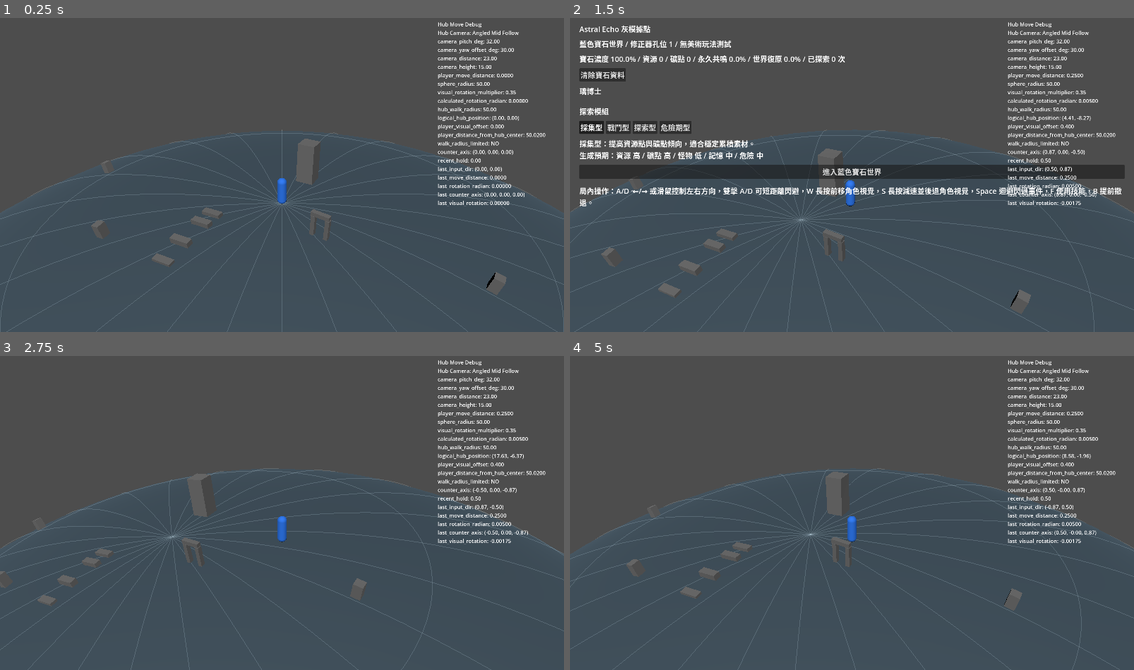
Above: before the commit, frames 1-4 (two rows, left to right).
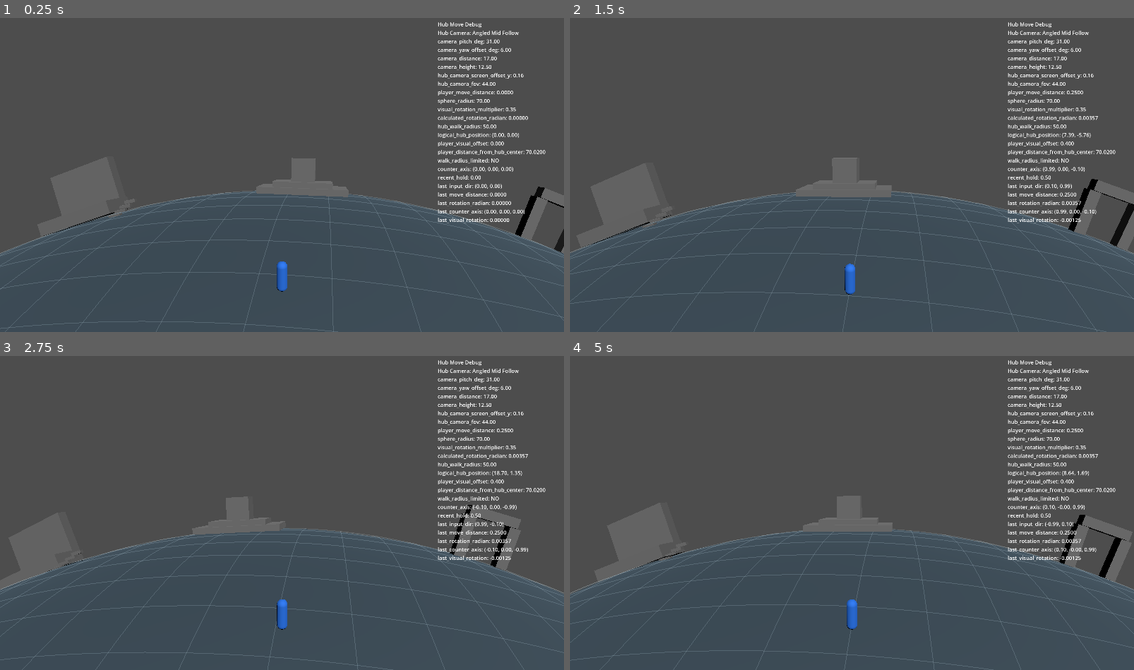
Above: after the commit, the same moments.

Repository: ttww14700-tech/GodotProject-AstralEcho
Game: Godot game, scene res://scenes/Main.tscn
The game is run twice, just before and just after one commit, with the same random seed, the same clock (stepped at 60 frames per second) and the same inputs.
Inputs (mouse positions are in pixels of both pictures, inside the frame that each line leads up to):
- Up to frame 1 (0.25 s): no input
- Up to frame 2 (1.5 s): tap Enter at 0.5 s; move the mouse to (976, 159) at 0.52 s; hold D (move_right) 0.53-1.28 s; hold W (camera_push_forward) 0.53-1.28 s; move the mouse to (739, 190) at 1.27 s; hold S (slow_down) from 1.28 s (still down); tap Space (dodge) at 1.35 s
- Up to frame 3 (2.75 s): move the mouse to (338, 440) at 2.02 s; release S (slow_down) at 2.03 s; hold D (move_right) from 2.03 s (still down); tap B (retreat) at 2.1 s
- Up to frame 4 (5 s): move the mouse to (823, 575) at 2.77 s; tap W (camera_push_forward) at 2.85 s; move the mouse to (1021, 560) at 3.52 s; release D (move_right) at 3.53 s; hold A (move_left) from 3.53 s (still down); tap Space (dodge) at 3.6 s; move the mouse to (682, 462) at 4.27 s; tap B (retreat) at 4.35 s

The runs differ from the first frame. In frame 1, 9.0% of the frame differs, in the area x 0-100%, y 6-100%; in frame 2, 17%, in the area x 0-100%, y 2-100%; in frame 3, 8.6%; in frame 4, 9.0%.

Commit message:
Update Hub camera layout rules

Diff:
--- a/scenes/Hub.tscn
+++ b/scenes/Hub.tscn
@@ -15,7 +15,7 @@
 roughness = 0.85
 
 [sub_resource type="BoxMesh" id="BoxMesh_central_tower"]
-size = Vector3(1.1, 2.6, 1.1)
+size = Vector3(2.4, 2.4, 2.4)
 
 [sub_resource type="CapsuleShape3D" id="CapsuleShape3D_central_tower_interaction"]
 radius = 1.6
@@ -25,10 +25,28 @@
 size = Vector3(0.55, 0.85, 0.55)
 
 [sub_resource type="BoxMesh" id="BoxMesh_door_post"]
-size = Vector3(0.24, 1.25, 0.28)
+size = Vector3(1.1, 4.2, 1.0)
 
 [sub_resource type="BoxMesh" id="BoxMesh_door_beam"]
-size = Vector3(1.08, 0.24, 0.28)
+size = Vector3(5.0, 1.0, 1.0)
+
+[sub_resource type="BoxMesh" id="BoxMesh_foreground_large"]
+size = Vector3(6, 2.3, 4.2)
+
+[sub_resource type="BoxMesh" id="BoxMesh_foreground_small"]
+size = Vector3(2.2, 1.4, 2.0)
+
+[sub_resource type="BoxMesh" id="BoxMesh_central_base"]
+size = Vector3(9.0, 0.65, 5.2)
+
+[sub_resource type="BoxMesh" id="BoxMesh_central_step"]
+size = Vector3(6.0, 0.55, 4.0)
+
+[sub_resource type="BoxMesh" id="BoxMesh_left_landmark_wall"]
+size = Vector3(8.0, 5.0, 1.2)
+
+[sub_resource type="BoxMesh" id="BoxMesh_left_landmark_base"]
+size = Vector3(9.0, 1.4, 3.8)
 
 [sub_resource type="BoxMesh" id="BoxMesh_step_a"]
 size = Vector3(1.2, 0.16, 0.42)
@@ -52,8 +70,14 @@
 script = ExtResource("1")
 hub_player_move_speed = 15.0
 hub_walk_radius = 50.0
-hub_sphere_radius = 50.0
-hub_camera_distance = 23.0
+hub_sphere_radius = 70.0
+hub_camera_pitch_deg = 31.0
+hub_camera_yaw_offset_deg = 6.0
+hub_camera_distance = 17.0
+hub_camera_height = 12.5
+hub_camera_look_at_height = 1.4
+hub_camera_screen_offset_y = 0.16
+hub_camera_fov = 44.0
 
 [node name="HubSphereController" type="Node3D" parent="." unique_id=233989926]
 script = ExtResource("2")
@@ -65,7 +89,7 @@
 [node name="HubPrimitiveReferenceVisuals" type="Node3D" parent="HubSphereController" unique_id=803883689]
 
 [node name="CentralBlockTower" type="MeshInstance3D" parent="HubSphereController/HubPrimitiveReferenceVisuals" unique_id=10410141]
-transform = Transform3D(0.9976449, 0, 0.068589956, 0, 1, 0, -0.068589956, 0, 0.9976449, -0.07334709, 0, -3.4104342)
+position = Vector3(0, 1.2, -21.0)
 material_override = SubResource("StandardMaterial3D_hub_reference_gray")
 mesh = SubResource("BoxMesh_central_tower")
 
@@ -76,51 +100,86 @@
 shape = SubResource("CapsuleShape3D_central_tower_interaction")
 
 [node name="NpcBlockA" type="MeshInstance3D" parent="HubSphereController/HubPrimitiveReferenceVisuals" unique_id=1414817823]
-transform = Transform3D(1, 0, 0, 0, 1, 0, 0, 0, 1, -15.962056, 0, -0.606372)
+position = Vector3(-18.0, 0, 6.0)
 material_override = SubResource("StandardMaterial3D_hub_reference_gray")
 mesh = SubResource("BoxMesh_npc_block")
 
 [node name="NpcBlockB" type="MeshInstance3D" parent="HubSphereController/HubPrimitiveReferenceVisuals" unique_id=772487988]
-transform = Transform3D(1, 0, 0, 0, 1, 0, 0, 0, 1, 12.003996, 0, -0.404248)
+position = Vector3(15.5, 0, 7.0)
 material_override = SubResource("StandardMaterial3D_hub_reference_gray")
 mesh = SubResource("BoxMesh_npc_block")
 
 [node name="NpcBlockC" type="MeshInstance3D" parent="HubSphereController/HubPrimitiveReferenceVisuals" unique_id=739378701]
-transform = Transform3D(1, 0, 0, 0, 1, 0, 0, 0, 1, -8.047266, 0, 6.585803)
+position = Vector3(-10.0, 0, 11.0)
 material_override = SubResource("StandardMaterial3D_hub_reference_gray")
 mesh = SubResource("BoxMesh_npc_block")
 
 [node name="DoorFrameLeftPost" type="MeshInstance3D" parent="HubSphereController/HubPrimitiveReferenceVisuals" unique_id=765215214]
-transform = Transform3D(1, 0, 0, 0, 1, 0, 0, 0, 1, 2.843728, 0, 1.624988)
+position = Vector3(22.0, 0, -20.0)
 material_override = SubResource("StandardMaterial3D_hub_reference_gray")
 mesh = SubResource("BoxMesh_door_post")
 
 [node name="DoorFrameRightPost" type="MeshInstance3D" parent="HubSphereController/HubPrimitiveReferenceVisuals" unique_id=1857715542]
-transform = Transform3D(1, 0, 0, 0, 1, 0, 0, 0, 1, 3.656222, 0, 1.624988)
+position = Vector3(26.0, 0, -20.0)
 material_override = SubResource("StandardMaterial3D_hub_reference_gray")
 mesh = SubResource("BoxMesh_door_post")
 
 [node name="DoorFrameTopBeam" type="MeshInstance3D" parent="HubSphereController/HubPrimitiveReferenceVisuals" unique_id=484655338]
-transform = Transform3D(1, 0, 0, 0, 1, 0, 0, 0, 1, 3.209595, 1.25, 1.604798)
+position = Vector3(24.0, 4.2, -20.0)
 material_override = SubResource("StandardMaterial3D_hub_reference_gray")
 mesh = SubResource("BoxMesh_door_beam")
 
 [node name="StepBlockA" type="MeshInstance3D" parent="HubSphereController/HubPrimitiveReferenceVisuals" unique_id=51124879]
-transform = Transform3D(1, 0, 0, 0, 1, 0, 0, 0, 1, -3.005997, 0, 7.0077596)
+position = Vector3(-17.5, 0, -15.0)
 material_override = SubResource("StandardMaterial3D_hub_reference_gray")
 mesh = SubResource("BoxMesh_step_a")
 
 [node name="StepBlockB" type="MeshInstance3D" parent="HubSphereController/HubPrimitiveReferenceVisuals" unique_id=1417132111]
-transform = Transform3D(1, 0, 0, 0, 1, 0, 0, 0, 1, -3.008246, 0, 2.8315806)
+position = Vector3(-17.5, 0.18, -16.1)
 material_override = SubResource("StandardMaterial3D_hub_reference_gray")
 mesh = SubResource("BoxMesh_step_b")
 
 [node name="StepBlockC" type="MeshInstance3D" parent="HubSphereController/HubPrimitiveReferenceVisuals" unique_id=664846650]
-transform = Transform3D(1, 0, 0, 0, 1, 0, 0, 0, 1, -3.010495, 0, 3.8081763)
+position = Vector3(-17.5, 0.42, -17.2)
 material_override = SubResource("StandardMaterial3D_hub_reference_gray")
 mesh = SubResource("BoxMesh_step_c")
 
 [node name="StepBlockD" type="MeshInstance3D" parent="HubSphereController/HubPrimitiveReferenceVisuals" unique_id=75140613]
-transform = Transform3D(1, 0, 0, 0, 1, 0, 0, 0, 1, -3.012744, 0, 5.5503387)
+position = Vector3(-17.5, 0.72, -18.3)
 material_override = SubResource("StandardMaterial3D_hub_reference_gray")
 mesh = SubResource("BoxMesh_step_d")
+
+[node name="CentralBaseBlock" type="MeshInstance3D" parent="HubSphereController/HubPrimitiveReferenceVisuals"]
+position = Vector3(0, 0, -21.0)
+material_override = SubResource("StandardMaterial3D_hub_reference_gray")
+mesh = SubResource("BoxMesh_central_base")
+
+[node name="CentralStepBlock" type="MeshInstance3D" parent="HubSphereController/HubPrimitiveReferenceVisuals"]
+position = Vector3(0, 0.65, -21.0)
+material_override = SubResource("StandardMaterial3D_hub_reference_gray")
+mesh = SubResource("BoxMesh_central_step")
+
+[node name="LeftForegroundBlock" type="MeshInstance3D" parent="HubSphereController/HubPrimitiveReferenceVisuals"]
+position = Vector3(-22.0, 0, 15.0)
+material_override = SubResource("StandardMaterial3D_hub_reference_gray")
+mesh = SubResource("BoxMesh_foreground_large")
+
+[node name="RightForegroundBlock" type="MeshInstance3D" parent="HubSphereController/HubPrimitiveReferenceVisuals"]
+position = Vector3(22.0, 0, 14.0)
+material_override = SubResource("StandardMaterial3D_hub_reference_gray")
+mesh = SubResource("BoxMesh_foreground_large")
+
+[node name="RightForegroundSmallBlock" type="MeshInstance3D" parent="HubSphereController/HubPrimitiveReferenceVisuals"]
+position = Vector3(15.5, 0, 13.0)
+material_override = SubResource("StandardMaterial3D_hub_reference_gray")
+mesh = SubResource("BoxMesh_foreground_small")
+
+[node name="LeftLandmarkWall" type="MeshInstance3D" parent="HubSphereController/HubPrimitiveReferenceVisuals"]
+position = Vector3(-24.0, 1.4, -22.0)
+material_override = SubResource("StandardMaterial3D_hub_reference_gray")
+mesh = SubResource("BoxMesh_left_landmark_wall")
+
+[node name="LeftLandmarkBase" type="MeshInstance3D" parent="HubSphereController/HubPrimitiveReferenceVisuals"]
+position = Vector3(-24.0, 0, -20.0)
+material_override = SubResource("StandardMaterial3D_hub_reference_gray")
+mesh = SubResource("BoxMesh_left_landmark_base")
--- a/scripts/Hub.gd
+++ b/scripts/Hub.gd
@@ -14,6 +14,8 @@
 @export var hub_camera_height := 15.0
 @export var hub_camera_look_at_height := 1.4
 @export var hub_camera_follow_lerp_speed := 7.0
+@export_range(0.0, 0.2, 0.01) var hub_camera_screen_offset_y := 0.12
+@export_range(30.0, 75.0, 1.0) var hub_camera_fov := 52.0
 @export var project_scene_primitives_to_sphere := true
 @export var hub_placement_plane_size := 12.0
 @export var show_hub_placement_plane_debug := true
@@ -64,6 +66,8 @@
 	hub_sphere_controller.hub_camera_height = hub_camera_height
 	hub_sphere_controller.hub_camera_look_at_height = hub_camera_look_at_height
 	hub_sphere_controller.hub_camera_follow_lerp_speed = hub_camera_follow_lerp_speed
+	hub_sphere_controller.hub_camera_screen_offset_y = hub_camera_screen_offset_y
+	hub_sphere_controller.hub_camera_fov = hub_camera_fov
 	hub_sphere_controller.project_scene_primitives_to_sphere = project_scene_primitives_to_sphere
 	hub_sphere_controller.hub_placement_plane_size = hub_placement_plane_size
 	hub_sphere_controller.show_hub_placement_plane_debug = show_hub_placement_plane_debug
--- a/scripts/HubSphereController.gd
+++ b/scripts/HubSphereController.gd
@@ -17,6 +17,8 @@
 @export var hub_camera_height := 15.0
 @export var hub_camera_look_at_height := 1.4
 @export var hub_camera_follow_lerp_speed := 7.0
+@export_range(0.0, 0.2, 0.01) var hub_camera_screen_offset_y := 0.12
+@export_range(30.0, 75.0, 1.0) var hub_camera_fov := 52.0
 @export var visual_rotation_multiplier := 0.35
 @export var player_move_speed := 2.0
 @export var hub_walk_radius := 6.0
@@ -33,8 +35,11 @@
 const CAMERA_HEIGHT_RATIO := 1.25
 const SURFACE_OFFSET := 0.02
 const GRID_RADIUS_OFFSET := 0.02
+const SURFACE_GRID_EXTENT_RATIO := 0.82
+const SURFACE_GRID_STEP := 4.0
+const SURFACE_GRID_SEGMENT_STEP := 1.0
 const DEBUG_PANEL_WIDTH := 430.0
-const DEBUG_PANEL_HEIGHT := 470.0
+const DEBUG_PANEL_HEIGHT := 490.0
 const HUB_CAMERA_MODE := "Angled Mid Follow"
 const RECENT_MOVE_DEBUG_HOLD_TIME := 0.5
 const HUB_REFERENCE_BOX_SPECS := [
@@ -132,30 +137,34 @@
 func _create_surface_grid_mesh() -> Mesh:
 	var mesh := ImmediateMesh.new()
 	var radius := hub_sphere_radius + GRID_RADIUS_OFFSET
-	var latitude_steps := 10
-	var longitude_steps := 24
-	var segment_steps := 96
+	var extent := radius * SURFACE_GRID_EXTENT_RATIO
 
 	mesh.surface_begin(Mesh.PRIMITIVE_LINES)
-	for lat_index in range(1, latitude_steps):
-		var theta := -PI * 0.5 + PI * float(lat_index) / float(latitude_steps)
-		var y := sin(theta) * radius
-		var ring_radius := cos(theta) * radius
-		for step in range(segment_steps):
-			var a := TAU * float(step) / float(segment_steps)
-			var b := TAU * float(step + 1) / float(segment_steps)
-			mesh.surface_add_vertex(Vector3(cos(a) * ring_radius, y, sin(a) * ring_radius))
-			mesh.surface_add_vertex(Vector3(cos(b) * ring_radius, y, sin(b) * ring_radius))
-
-	for lon_index in range(longitude_steps):
-		var phi := TAU * float(lon_index) / float(longitude_steps)
-		for step in range(segment_steps):
-			var theta_a := -PI * 0.5 + PI * float(step) / float(segment_steps)
-			var theta_b := -PI * 0.5 + PI * float(step + 1) / float(segment_steps)
-			mesh.surface_add_vertex(Vector3(cos(theta_a) * cos(phi) * radius, sin(theta_a) * radius, cos(theta_a) * sin(phi) * radius))
-			mesh.surface_add_vertex(Vector3(cos(theta_b) * cos(phi) * radius, sin(theta_b) * radius, cos(theta_b) * sin(phi) * radius))
+	var line_count := int(floor(extent * 2.0 / SURFACE_GRID_STEP))
+	for line_index in range(line_count + 1):
+		var offset := -extent + float(line_index) * SURFACE_GRID_STEP
+		_add_projected_grid_line(mesh, Vector2(offset, -extent), Vector2(offset, extent), radius)
+		_add_projected_grid_line(mesh, Vector2(-extent, offset), Vector2(extent, offset), radius)
 	mesh.surface_end()
 	return mesh
+
+
+func _add_projected_grid_line(mesh: ImmediateMesh, start: Vector2, end: Vector2, radius: float) -> void:
+	var length := start.distance_to(end)
+	var segments := maxi(1, int(ceil(length / SURFACE_GRID_SEGMENT_STEP)))
+	var previous := _surface_grid_point(start, radius)
+	for segment_index in range(1, segments + 1):
+		var t := float(segment_index) / float(segments)
+		var current := _surface_grid_point(start.lerp(end, t), radius)
+		mesh.surface_add_vertex(previous)
+		mesh.surface_add_vertex(current)
+		previous = current
+
+
+func _surface_grid_point(offset: Vector2, radius: float) -> Vector3:
+	var clamped_offset := offset.limit_length(maxf(radius - 0.001, 0.0))
+	var y := sqrt(maxf(radius * radius - clamped_offset.length_squared(), 0.0))
+	return Vector3(clamped_offset.x, y, clamped_offset.y)
 
 
 func _build_player() -> void:
@@ -325,7 +334,7 @@
 
 	hub_camera = Camera3D.new()
 	hub_camera.name = "HubCamera"
-	hub_camera.fov = 38.0
+	hub_camera.fov = hub_camera_fov
 	hub_camera.current = true
 	camera_rig.add_child(hub_camera)
 	_update_camera_transform(0.0, true)
@@ -489,12 +498,14 @@
 	if not debug_label:
 		return
 
-	debug_label.text = "Hub Move Debug\nHub Camera: %s\ncamera_pitch_deg: %.2f\ncamera_yaw_offset_deg: %.2f\ncamera_distance: %.2f\ncamera_height: %.2f\nplayer_move_distance: %.4f\nsphere_radiu …(435 unchanged characters)…
+	debug_label.text = "Hub Move Debug\nHub Camera: %s\ncamera_pitch_deg: %.2f\ncamera_yaw_offset_deg: %.2f\ncamera_distance: %.2f\ncamera_height: %.2f\nhub_camera_screen_offset_y: %.2f\nhub_camera_fov: %.2f\nplayer_move_distance: %.4f\nsphere_radiu …(435 unchanged characters)…
 		HUB_CAMERA_MODE,
 		hub_camera_pitch_deg,
 		hub_camera_yaw_offset_deg,
 		hub_camera_distance,
 		hub_camera_height,
+		hub_camera_screen_offset_y,
+		hub_camera_fov,
 		last_player_move_distance,
 		hub_sphere_radius,
 		visual_rotation_multiplier,
@@ -560,7 +571,8 @@
 	var camera_direction := Vector3(sin(yaw), 0.0, cos(yaw)).normalized()
 	var desired_position := player_anchor + camera_direction * hub_camera_distance + Vector3.UP * hub_camera_height
 	var pitch_drop := tan(deg_to_rad(hub_camera_pitch_deg)) * hub_camera_distance
-	var desired_target := Vector3(player_anchor.x, desired_position.y - pitch_drop + hub_camera_look_at_height, player_anchor.z)
+	var screen_offset_lift := clampf(hub_camera_screen_offset_y, 0.0, 0.2) * hub_camera_distance
+	var desired_target := Vector3(player_anchor.x, desired_position.y - pitch_drop + hub_camera_look_at_height + screen_offset_lift, player_anchor.z)
 
 	if snap or not camera_follow_initialized:
 		camera_follow_position = desired_position
Not shown, changed: AGENTS.md
